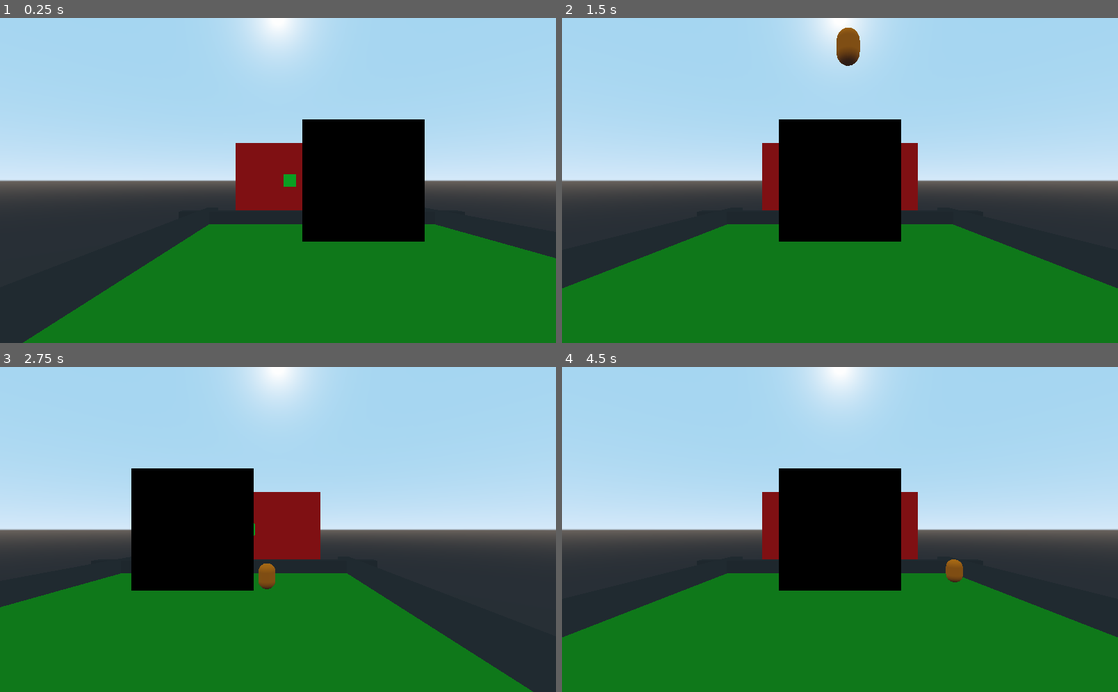
Above: before the commit, frames 1-4 (two rows, left to right).
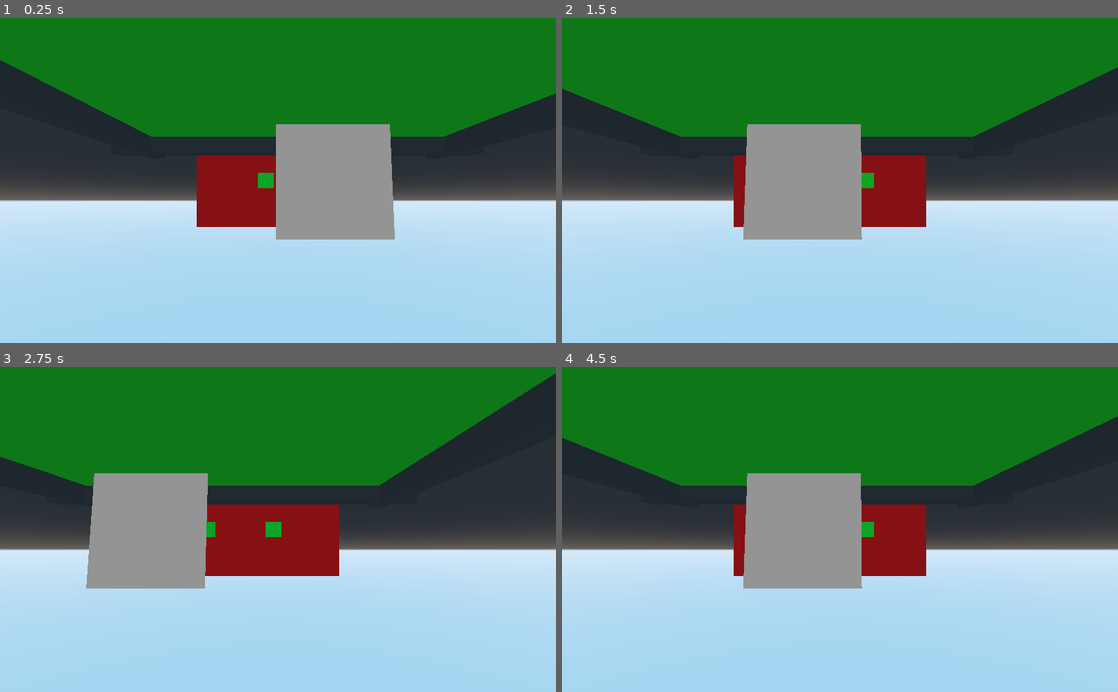
Above: after the commit, the same moments.

Repository: Ridote/godotExperiments3D
Game: Godot game, scene res://Scenes/Map1.tscn
Same seed, same stepped clock (60 frames per second), same inputs: the game is played once before the commit and once after it.
Inputs:
- Up to frame 1 (0.25 s): no input
- Up to frame 2 (1.5 s): hold Right (ui_right) 0.53-1.28 s; hold Down (ui_down) from 1.28 s (still down)
- Up to frame 3 (2.75 s): release Down (ui_down) at 2.03 s; hold Right (ui_right) from 2.03 s (still down)
- Up to frame 4 (4.5 s): release Right (ui_right) at 2.78 s; hold Up (ui_up) 2.78-3.53 s; hold Left (ui_left) from 3.53 s (still down)

The runs differ from the first frame. In frame 1, 97% of the frame differs, in the area x 0-100%, y 0-100%; in frame 2, 98%; in frame 3, 97%; in frame 4, 98%.

Commit message:
viewport on sprite3d working

Diff:
--- a/Laberinto/Scenes/Map1.tscn
+++ b/Laberinto/Scenes/Map1.tscn
@@ -27,4 +27,4 @@
 transform = Transform( 1, 0, 0, 0, 1, 0, 0, 0, 1, 0, 36, 0 )
 
 [node name="Portal" parent="." instance=ExtResource( 4 )]
-transform = Transform( 1, 0, 0, 0, -4.37114e-008, -1, 0, 1, -4.37114e-008, 0, 8, 0 )
+transform = Transform( 1, 0, 0, 0, -0.996195, 0.0871558, 0, -0.0871558, -0.996195, 0, 8, 0 )
--- a/Laberinto/Scenes/Portal.gd
+++ /dev/null
@@ -1,13 +0,0 @@
-extends MeshInstance
-
-onready var portalCam : Camera = $Viewport/Camera
-
-func _ready():
-	add_to_group(Constants.G_PORTALS)
-	portalCam.set_size(OS.window_size.y)
-
-func updateCamera(main_camera_transform):
-	scale.y *= -1
-	portalCam.global_transform = main_camera_transform
-	scale.y *= -1
-	portalCam.global_transform.basis.x *= -1
--- a/Laberinto/Scenes/Portal.tscn
+++ b/Laberinto/Scenes/Portal.tscn
@@ -1,47 +1,27 @@
-[gd_scene load_steps=12 format=2]
+[gd_scene load_steps=9 format=2]
 
-[ext_resource path="res://Scenes/Portal.gd" type="Script" id=1]
-
-[sub_resource type="Shader" id=1]
-code = "shader_type spatial;
-render_mode unshaded;
-
-uniform sampler2D refl_tx;
-
-void fragment() {
-	ALBEDO = texture(refl_tx, vec2(1.0-SCREEN_UV.x, SCREEN_UV.y)).rgb;
-}"
-
-[sub_resource type="ViewportTexture" id=4]
+[sub_resource type="ViewportTexture" id=1]
 viewport_path = NodePath("Viewport")
 
-[sub_resource type="ShaderMaterial" id=2]
-resource_local_to_scene = true
-shader = SubResource( 1 )
-shader_param/refl_tx = SubResource( 4 )
+[sub_resource type="GDScript" id=2]
 
-[sub_resource type="PlaneMesh" id=3]
-material = SubResource( 2 )
-size = Vector2( 10, 10 )
+[sub_resource type="CubeMesh" id=3]
+
+[sub_resource type="SpatialMaterial" id=4]
+albedo_color = Color( 0, 1, 0.156863, 1 )
 
 [sub_resource type="CubeMesh" id=5]
 
 [sub_resource type="SpatialMaterial" id=6]
-albedo_color = Color( 0, 1, 0.156863, 1 )
-
-[sub_resource type="CubeMesh" id=7]
-
-[sub_resource type="SpatialMaterial" id=8]
 albedo_color = Color( 1, 0, 0, 1 )
 
-[sub_resource type="GDScript" id=10]
+[sub_resource type="GDScript" id=7]
 script/source = "extends Camera
 
 func _process(_delta):
 	get_tree().call_group(Constants.G_PORTALS, \"updateCamera\", global_transform)"
 
-[sub_resource type="Animation" id=9]
-resource_name = "cameraMove"
+[sub_resource type="Animation" id=8]
 length = 2.0
 loop = true
 tracks/0/type = "value"
@@ -54,44 +34,43 @@
 "times": PoolRealArray( 0, 1 ),
 "transitions": PoolRealArray( 1, 1 ),
 "update": 0,
-"values": [ Vector3( -14, 19, -8.30516e-007 ), Vector3( 14, 19, 0 ) ]
+"values": [ Vector3( -6.4228, -7.64435e-008, 10 ), Vector3( 9.5772, -7.64435e-008, 10 ) ]
 }
 
-[node name="Portal" type="MeshInstance"]
-transform = Transform( 1, 0, 0, 0, -4.37114e-008, -1, 0, 1, -4.37114e-008, 0, 0, 0 )
+[node name="Spatial" type="Spatial"]
+
+[node name="Portal" type="Sprite3D" parent="."]
+transform = Transform( 1, 0, 0, 0, -0.996195, -0.0871558, 0, 0.0871558, -0.996195, 0, 0, 0 )
+texture = SubResource( 1 )
+script = SubResource( 2 )
+
+[node name="MeshInstance" type="MeshInstance" parent="."]
+transform = Transform( 1, 0, 0, 0, -4.37114e-008, -1, 0, 1, -4.37114e-008, 5, 3.41061e-013, -21 )
 mesh = SubResource( 3 )
-material/0 = null
-script = ExtResource( 1 )
+material/0 = SubResource( 4 )
+
+[node name="MeshInstance3" type="MeshInstance" parent="."]
+transform = Transform( 1, 0, 0, 0, -4.37114e-008, -1, 0, 1, -4.37114e-008, -4, 3.41061e-013, -21 )
+mesh = SubResource( 3 )
+material/0 = SubResource( 4 )
+
+[node name="MeshInstance2" type="MeshInstance" parent="."]
+transform = Transform( 15.35, 0, 0, 0, -3.23464e-007, -7.4, 0, 1, -4.37113e-008, 0, -7.95808e-013, -28 )
+mesh = SubResource( 5 )
+material/0 = SubResource( 6 )
+
+[node name="Camera" type="Camera" parent="."]
+transform = Transform( 1, 0, 0, 0, 1, 0, 0, 0, 1, 9.5772, -7.64435e-008, 10 )
+current = true
+script = SubResource( 7 )
+
+[node name="AnimationPlayer" type="AnimationPlayer" parent="."]
+autoplay = "cameraMove"
+anims/cameraMove = SubResource( 8 )
 
 [node name="Viewport" type="Viewport" parent="."]
 size = Vector2( 500, 500 )
 
-[node name="Camera" type="Camera" parent="Viewport"]
-transform = Transform( 1, 0, 0, 0, 1, 0, 0, 0, 1, 0, 0, -1 )
+[node name="Camera2" type="Camera" parent="Viewport"]
+transform = Transform( 1, 0, 0, 0, 1, 0, 0, 0, 1, 0, 0, -2 )
 current = true
-
-[node name="dummy" type="Spatial" parent="."]
-
-[node name="MeshInstance" type="MeshInstance" parent="."]
-transform = Transform( 1, 0, 0, 0, 1, 0, 0, 0, 1, 2, -21, 9.17939e-007 )
-mesh = SubResource( 5 )
-material/0 = SubResource( 6 )
-
-[node name="MeshInstance3" type="MeshInstance" parent="."]
-transform = Transform( 1, 0, 0, 0, 1, 0, 0, 0, 1, -5, -21, 9.17939e-007 )
-mesh = SubResource( 5 )
-material/0 = SubResource( 6 )
-
-[node name="MeshInstance2" type="MeshInstance" parent="."]
-transform = Transform( 15.35, 0, 0, 0, 1, 2.79753e-007, 0, 2.79753e-007, 7.4, 0, -28, 1.22392e-006 )
-mesh = SubResource( 7 )
-material/0 = SubResource( 8 )
-
-[node name="Camera" type="Camera" parent="."]
-transform = Transform( 1, 0, 0, 0, -4.37114e-008, 1, 0, -1, -4.37114e-008, -11.4228, 19, -7.54073e-007 )
-current = true
-script = SubResource( 10 )
-
-[node name="AnimationPlayer" type="AnimationPlayer" parent="."]
-autoplay = "cameraMove"
-anims/cameraMove = SubResource( 9 )
